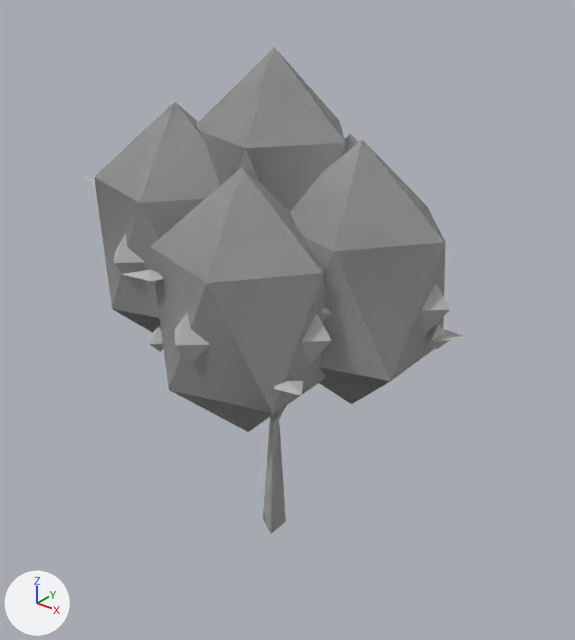
One commit to the glTF model data/models/board/orchard-upright-snow.glb: the scene before it, then after it.
The view is the same before and after, from a 50 mm lens placed at (26.6, -31.7, 35.0), pointed at (0.9, 0.3, 15.1). Arrows for +X, +Y and +Z are at lower left; the lights stay in place. The picture after the commit comes second. Where no turn or scale is listed for an object, it has been applied to the vertices.

Objects in the first picture: 'orchard-upright-snow-lod0.001', 'orchard-upright-snow-lod1.001', 'orchard-upright-snow-lod2.001'.
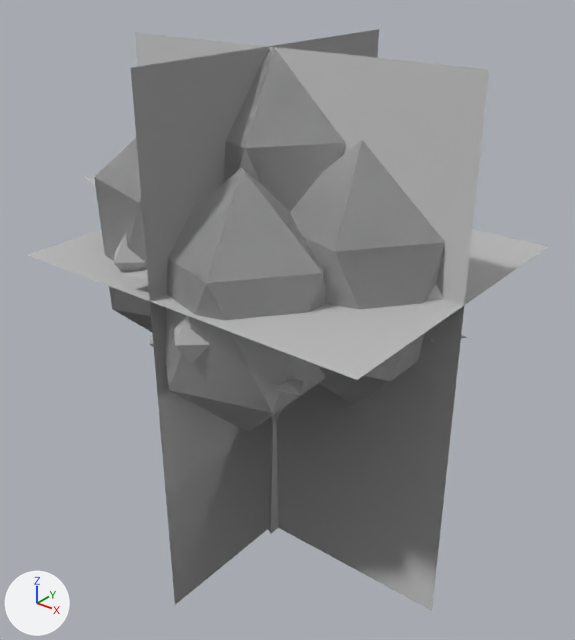
What differs and where, as boxes [x1, y1, x2, y2] in the pictures (575 x 640 px):
'orchard-upright-snow-lod3.001', added
    after: [26, 29, 549, 611]

Patch to the scene script:
```diff
--- a/data/models/board/orchard-upright-snow.glb.py
+++ b/data/models/board/orchard-upright-snow.glb.py
@@ mat_impostor @@
+mat_impostor = bpy.data.materials.new('impostor')
+# nodes: BsdfPrincipled, Mix, OutputMaterial, VertexColor
@@ me_orchard_upright_snow_lod3 @@
+me_orchard_upright_snow_lod3.from_pydata(...)  # 12 vertices, 6 faces; spans x -9.8..11.8, y -8.9..10.0, z 0.0..30.0
+me_orchard_upright_snow_lod3.materials.append(mat_impostor)  # its picture is missing
@@ ob_orchard_upright_snow_lod3_001 @@
+ob_orchard_upright_snow_lod3_001 = bpy.data.objects.new('orchard-upright-snow-lod3.001', me_orchard_upright_snow_lod3)
+ob_orchard_upright_snow_lod3_001.location = (0.0, 0.0, 0.0)
```
